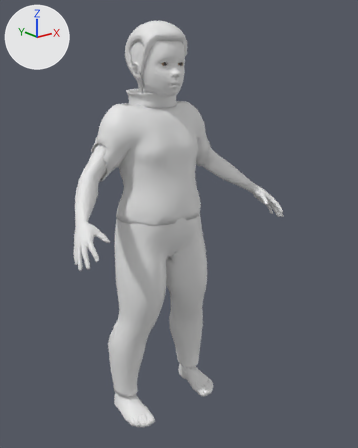
Renders of the glTF model corpos/corpo-crianca-f-gordo.glb from each side of a commit.
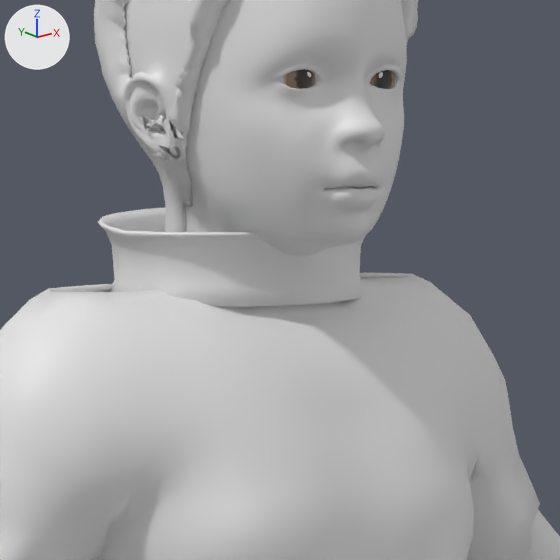
The first picture shows the older version from a 50 mm lens placed at (-1.319, -1.71, 0.73), pointed at (0.045, -0.006, 0.049). The close-ups show the older and then the newer version on the part from 30% to 60% of the width and 11% to 35% of the height of that picture. Only the edits that show in the close-ups are written down. The lights are fixed; the arrows at upper left show +X, +Y and +Z. Vertices at exactly the same position are counted once.

The older version as bpy lines, for what is in view:
```python
me_cabelo_020 = bpy.data.meshes.new('cabelo.020')
me_cabelo_020.from_pydata(...)  # 2400 vertices, 4500 faces; spans x -0.112..0.112, y -0.044..0.238, z 0.54..0.921
me_gola_020 = bpy.data.meshes.new('gola.020')
me_gola_020.from_pydata(...)  # 480 vertices, 960 faces; spans x -0.12..0.12, y 0.021..0.22, z 0.573..0.645
me_pele_020 = bpy.data.meshes.new('pele.020')
me_pele_020.from_pydata(...)  # 13380 vertices, 26756 faces; spans x -0.55..0.55, y -0.23..0.23, z -0.9..0.9
ob_cabelo = bpy.data.objects.new('cabelo', me_cabelo_020)
ob_cabelo.location = (0.0, 0.0, 0.0)
ob_gola = bpy.data.objects.new('gola', me_gola_020)
ob_gola.location = (0.0, 0.0, 0.0)
ob_pele = bpy.data.objects.new('pele', me_pele_020)
ob_pele.location = (0.0, 0.0, 0.0)
# also in view: 'camiseta' at (0.0, 0.087, 0.335); 'olhos' at (0.0, 0.0, 0.749)
```
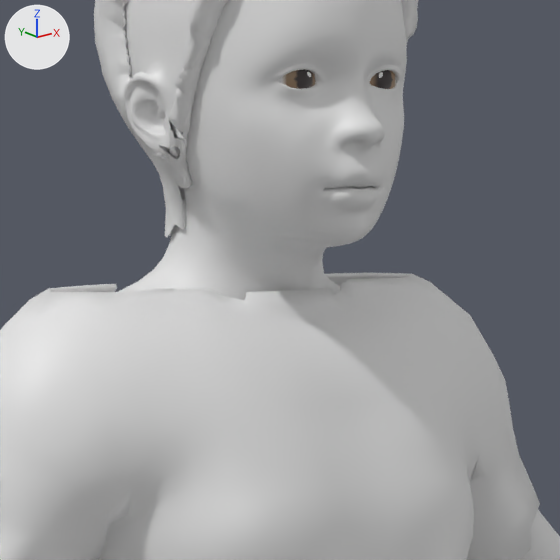
Pixel boxes [x1, y1, x2, y2] of what changed, in the close-ups (560 x 560 px):
'gola', deleted
    before: [98, 208, 373, 307]
'cabelo', reshaped
    before: [94, 0, 418, 232]
    after: [94, 0, 418, 237]
part 1 of me_cabelo_020, deleted
    before: [137, 106, 166, 134]
part 2 of me_cabelo_020, deleted
    before: [171, 185, 193, 232]

Edits to the bpy script that builds the scene:
```text
Change me_cabelo_020:
    used by ob_cabelo; location = (0.0, 0.0, 0.0)
    remove me_cabelo_020.from_pydata(...)  # 2400 vertices, 4500 faces; spans x -0.112..0.112, y -0.044..0.238, z 0.54..0.921
    add me_cabelo_020.from_pydata(...)  # 1648 vertices, 3219 faces; spans x -0.112..0.112, y -0.044..0.238, z 0.624..0.921
    me_cabelo_020 part 1: the loose piece of 141 vertices spanning x -0.111..-0.087, y 0.076..0.108, z 0.702..0.73 is deleted
    me_cabelo_020 part 2
    113 vertices are removed from x -0.091..0.091, y 0.095..0.2, z 0.54..0.651
    261 faces are deleted
    other edits to the shape of me_cabelo_020 do not show in these pictures
Remove ob_gola:
    ob_gola = bpy.data.objects.new('gola', me_gola_020)
    ob_gola.location = (0.0, 0.0, 0.0)
```
